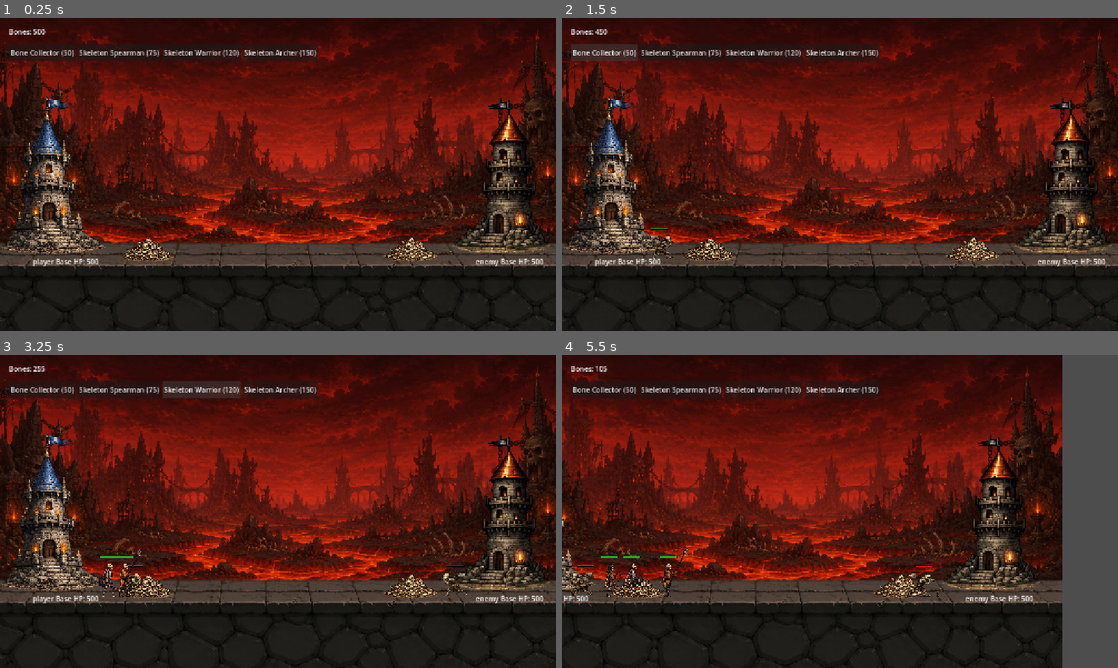
Above: before the commit, frames 1-4 (two rows, left to right).
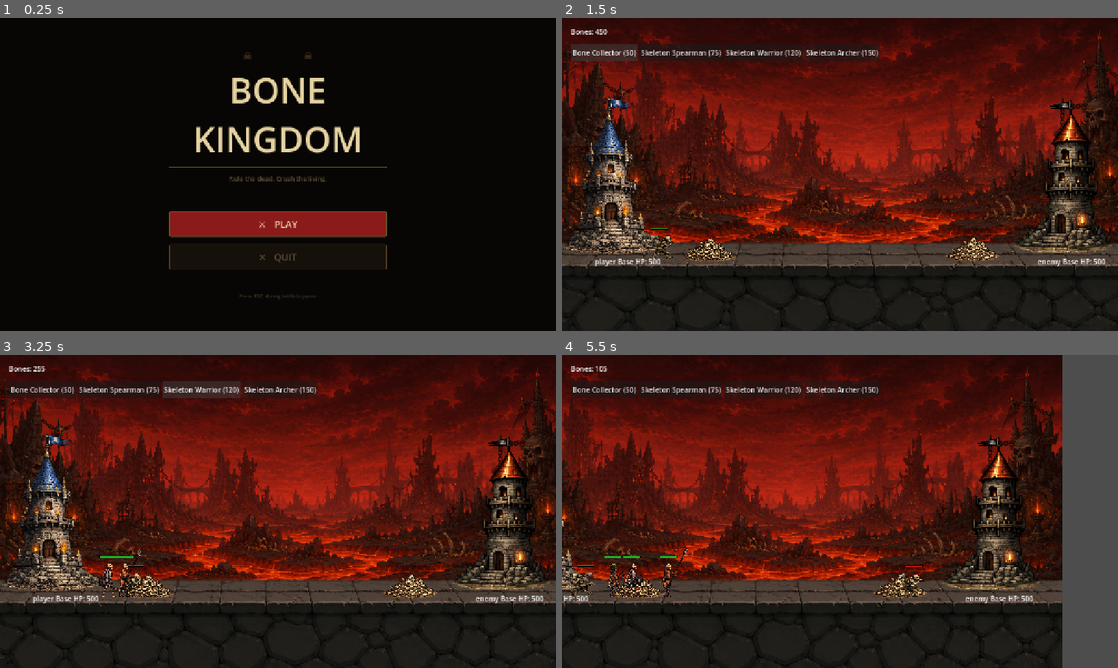
Above: after the commit, the same moments.

Repository: kyledeocades/BoneKingdom
Game: Godot game, scene res://scenes/MainMenu.tscn
The game is run twice, just before and just after one commit, with the same random seed, the same clock (stepped at 60 frames per second) and the same inputs. Before the commit the project starts from res://scenes/Main.tscn.
Inputs (mouse positions are in pixels of both pictures, inside the frame that each line leads up to):
- Up to frame 1 (0.25 s): no input
- Up to frame 2 (1.5 s): click (840, 224) at 0.5 s, where only the run after the commit has a clickable "⚔ PLAY"; click "Bone Collector (50)" at 1.25 s
- Up to frame 3 (3.25 s): click "Skeleton Spearman (75)" at 2 s; click "Skeleton Warrior (120)" at 2.75 s
- Up to frame 4 (5.5 s): click "Skeleton Archer (150)" at 3.5 s; move the mouse to (962, 495) at 4.27 s; hold Right (ui_right) 4.28-5 s; click (962, 495) at 4.42 s; drag from (728, 527) to (812, 574) at 5.02 s

The runs differ from the first frame. In frame 1, 77% of the frame differs, in the area x 0-100%, y 0-100%; in frame 2, nothing differs; in frame 3, 0.1%; in frame 4, 0.5%.

Commit message:
changing start scene to mainmenu

Diff:
--- a/project.godot
+++ b/project.godot
@@ -11,7 +11,7 @@
 [application]
 
 config/name="BoneKingdom"
-run/main_scene="uid://cgtvp7i81hsmc"
+run/main_scene="uid://c18k0q1qqwutt"
 config/features=PackedStringArray("4.6", "Forward Plus")
 config/icon="res://icon.svg"
 
